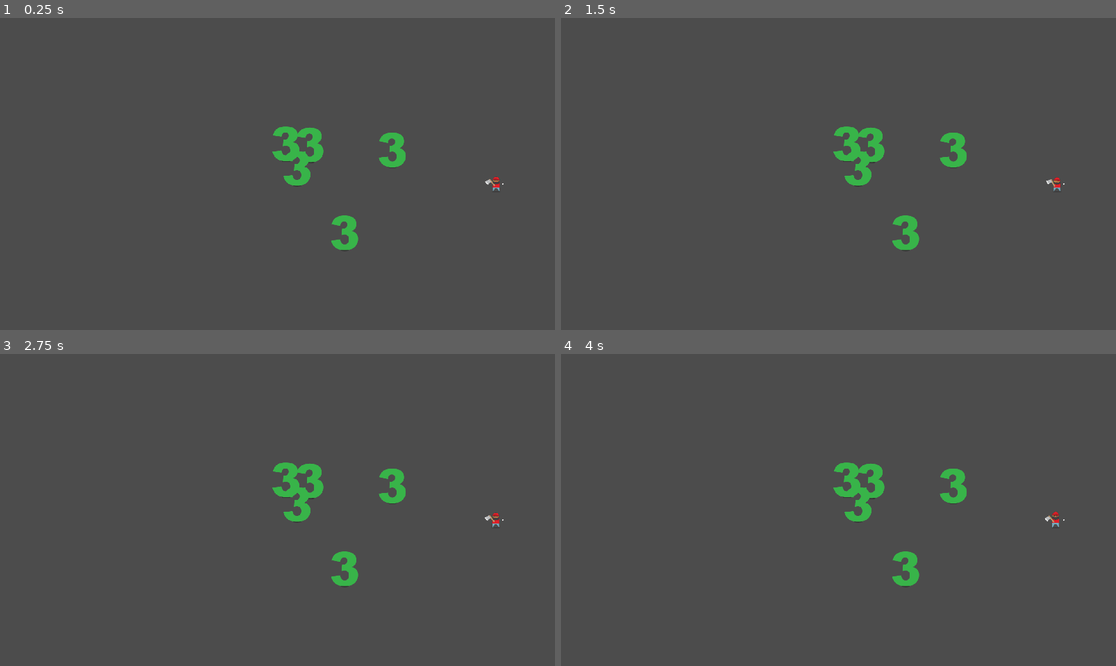
Above: before the commit, frames 1-4 (two rows, left to right).
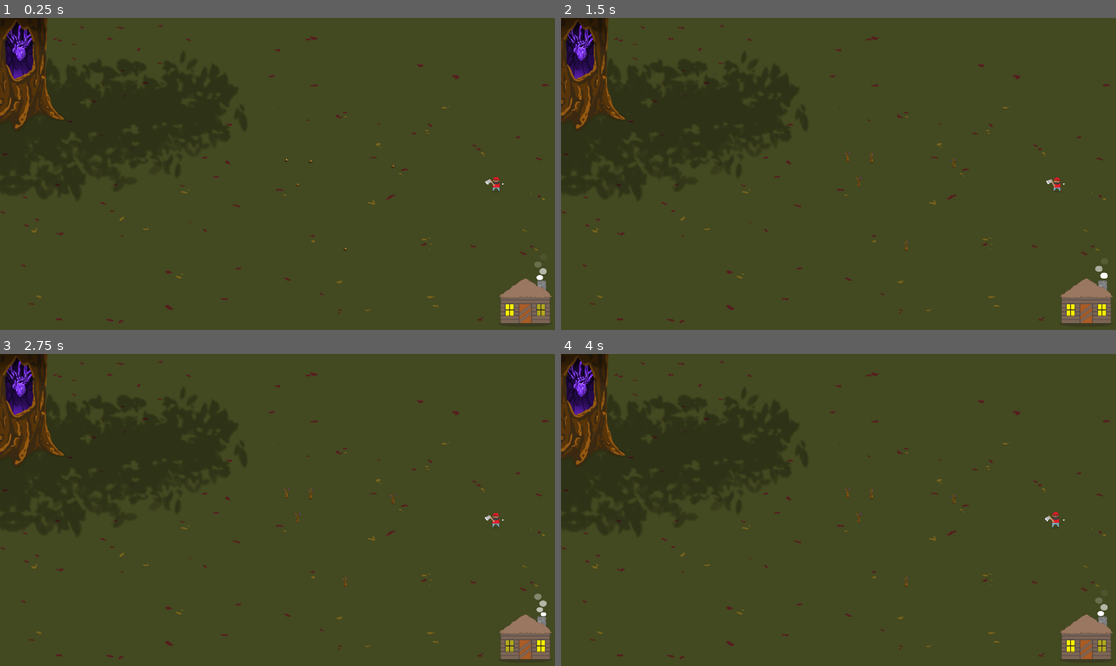
Above: after the commit, the same moments.

Repository: sksmith/ATreeKilledMyFather
Game: Godot game, scene res://Main.tscn
Same seed, same stepped clock (60 frames per second), same inputs: the game is played once before the commit and once after it.
Inputs:
- Up to frame 1 (0.25 s): no input
- Up to frame 2 (1.5 s): hold D (f_move_right) 0.53-1.28 s; hold S (f_move_down) from 1.28 s (still down)
- Up to frame 3 (2.75 s): release S (f_move_down) at 2.03 s; hold D (f_move_right) from 2.03 s (still down)
- Up to frame 4 (4 s): release D (f_move_right) at 2.78 s; hold W (f_move_up) 2.78-3.53 s; hold A (f_move_left) from 3.53 s (still down)

The runs differ from the first frame. In frame 1, 100% of the frame differs, in the area x 0-100%, y 0-100%; in frame 2, 100%; in frame 3, 100%; in frame 4, 100%.

Commit message:
added a bunch of tree stuff

Diff:
--- /dev/null
+++ b/Cabin.tscn
@@ -0,0 +1,29 @@
+[gd_scene load_steps=6 format=2]
+
+[ext_resource path="res://assets/cabin/cabin-02.png" type="Texture" id=1]
+[ext_resource path="res://assets/cabin/cabin-01.png" type="Texture" id=2]
+[ext_resource path="res://assets/cabin/cabin-03.png" type="Texture" id=3]
+
+[sub_resource type="SpriteFrames" id=1]
+animations = [ {
+"frames": [ ExtResource( 2 ), ExtResource( 1 ), ExtResource( 3 ) ],
+"loop": true,
+"name": "default",
+"speed": 1.5
+} ]
+
+[sub_resource type="RectangleShape2D" id=2]
+extents = Vector2( 84.25, 12 )
+
+[node name="Cabin" type="Area2D"]
+position = Vector2( -4, -78 )
+
+[node name="CabinSprite" type="AnimatedSprite" parent="."]
+scale = Vector2( 1.5, 1.5 )
+frames = SubResource( 1 )
+frame = 1
+playing = true
+
+[node name="CabinCollider" type="CollisionShape2D" parent="."]
+position = Vector2( 2, 118 )
+shape = SubResource( 2 )
--- /dev/null
+++ b/HeartTree.tscn
@@ -0,0 +1,43 @@
+[gd_scene load_steps=11 format=2]
+
+[ext_resource path="res://assets/hearttree/Heart-Tree.png" type="Texture" id=1]
+[ext_resource path="res://assets/hearttree/heart_06.png" type="Texture" id=2]
+[ext_resource path="res://assets/hearttree/heart_04.png" type="Texture" id=3]
+[ext_resource path="res://assets/hearttree/heart-tree-shadow.png" type="Texture" id=4]
+[ext_resource path="res://assets/hearttree/heart_03.png" type="Texture" id=5]
+[ext_resource path="res://assets/hearttree/heart_05.png" type="Texture" id=6]
+[ext_resource path="res://assets/hearttree/heart_01.png" type="Texture" id=7]
+[ext_resource path="res://assets/hearttree/heart_02.png" type="Texture" id=8]
+
+[sub_resource type="SpriteFrames" id=1]
+animations = [ {
+"frames": [ ExtResource( 7 ), ExtResource( 8 ), ExtResource( 5 ), ExtResource( 3 ), ExtResource( 6 ), ExtResource( 2 ) ],
+"loop": true,
+"name": "beat",
+"speed": 5.0
+} ]
+
+[sub_resource type="RectangleShape2D" id=2]
+extents = Vector2( 114, 181.5 )
+
+[node name="HeartTree" type="Area2D"]
+
+[node name="Heart-tree-shadow" type="Sprite" parent="."]
+position = Vector2( 0, 185 )
+texture = ExtResource( 4 )
+
+[node name="AnimatedSprite" type="AnimatedSprite" parent="."]
+position = Vector2( 8, -72 )
+scale = Vector2( 0.915584, 0.943679 )
+frames = SubResource( 1 )
+animation = "beat"
+frame = 5
+playing = true
+
+[node name="Heart-Tree" type="Sprite" parent="."]
+position = Vector2( -1, 0 )
+texture = ExtResource( 1 )
+
+[node name="CollisionShape2D" type="CollisionShape2D" parent="."]
+position = Vector2( -10, -28 )
+shape = SubResource( 2 )
--- a/Main.tscn
+++ b/Main.tscn
@@ -1,11 +1,18 @@
-[gd_scene load_steps=4 format=2]
+[gd_scene load_steps=7 format=2]
 
 [ext_resource path="res://Lumberjack.tscn" type="PackedScene" id=1]
 [ext_resource path="res://Main.gd" type="Script" id=2]
-[ext_resource path="res://ShittyTree.tscn" type="PackedScene" id=3]
+[ext_resource path="res://Tree.tscn" type="PackedScene" id=3]
+[ext_resource path="res://assets/Background.png" type="Texture" id=4]
+[ext_resource path="res://HeartTree.tscn" type="PackedScene" id=5]
+[ext_resource path="res://Cabin.tscn" type="PackedScene" id=6]
 
 [node name="Main" type="Node"]
 script = ExtResource( 2 )
+
+[node name="Background" type="Sprite" parent="."]
+position = Vector2( 960, 540 )
+texture = ExtResource( 4 )
 
 [node name="Lumberjack" parent="." instance=ExtResource( 1 )]
 
@@ -26,3 +33,9 @@
 
 [node name="ShittyTree5" parent="." instance=ExtResource( 3 )]
 position = Vector2( 1028, 525 )
+
+[node name="HeartTree" parent="." instance=ExtResource( 5 )]
+position = Vector2( 60, 186 )
+
+[node name="Area2D" parent="." instance=ExtResource( 6 )]
+position = Vector2( 1815, 932 )
--- a/ShittyTree.gd
+++ /dev/null
@@ -1,27 +0,0 @@
-extends Area2D
-
-var targeted_image = preload("res://assets/lumberjack/tree_phase-3-targeted.png")
-var not_targeted_image = preload("res://assets/lumberjack/tree_phase-3.png")
-export var hit_points = 5
-
-func _ready():
-	$TreeSprite.texture = not_targeted_image
-
-#func _on_ShittyTree_area_shape_entered(area_rid, area, area_shape_index, local_shape_index):
-#	if area.name == "LumberjackReticle":
-#		$TreeSprite.texture = targeted_image
-#
-#func _on_ShittyTree_area_shape_exited(area_rid, area, area_shape_index, local_shape_index):
-#	if area.name == "LumberjackReticle":
-#		$TreeSprite.texture = not_targeted_image
-
-func target():
-	$TreeSprite.texture = targeted_image
-
-func un_target():
-	$TreeSprite.texture = not_targeted_image
-
-func hit(damage: int):
-	hit_points -= damage
-	if hit_points <= 0:
-		queue_free()
--- a/ShittyTree.tscn
+++ /dev/null
@@ -1,32 +0,0 @@
-[gd_scene load_steps=5 format=2]
-
-[ext_resource path="res://assets/lumberjack/tree_phase-3.png" type="Texture" id=1]
-[ext_resource path="res://ShittyTree.gd" type="Script" id=2]
-
-[sub_resource type="CapsuleShape2D" id=1]
-radius = 50.0
-height = 24.0
-
-[sub_resource type="GDScript" id=2]
-script/source = "extends CollisionShape2D
-
-
-func target():
-	print(\"targeted\")
-"
-
-[node name="ShittyTree" type="Area2D" groups=["tree"]]
-collision_mask = 3
-script = ExtResource( 2 )
-
-[node name="TreeSprite" type="Sprite" parent="."]
-position = Vector2( 0, -3 )
-texture = ExtResource( 1 )
-
-[node name="TreeCollisionShape" type="CollisionShape2D" parent="."]
-position = Vector2( -2, -4 )
-shape = SubResource( 1 )
-script = SubResource( 2 )
-
-[connection signal="area_shape_entered" from="." to="." method="_on_ShittyTree_area_shape_entered"]
-[connection signal="area_shape_exited" from="." to="." method="_on_ShittyTree_area_shape_exited"]
--- /dev/null
+++ b/Tree.gd
@@ -0,0 +1,29 @@
+extends Area2D
+
+export var hit_points = 5
+var phase = 1
+const MAX_PHASE = 3
+
+func _ready():
+	$TreeSprite.animation = "phase1"
+
+func target():
+	$TreeSprite.animation = "phase" + str(phase) + "_target"
+
+func un_target():
+	var current_anim = "phase" + str(phase)
+	$TreeSprite.animation = current_anim
+	$TreeSprite.frame = $TreeSprite.frames.get_frame_count(current_anim) - 1
+
+func hit(damage: int):
+	hit_points -= damage
+	if hit_points <= 0:
+		queue_free()
+
+func _on_LevelTimer_timeout():
+	if phase >= MAX_PHASE:
+		return
+
+	phase += 1
+	print("tree increased phase ", str(phase-1), " -> ", str(phase))
+	$TreeSprite.animation = "phase" + str(phase)
--- /dev/null
+++ b/Tree.tscn
@@ -0,0 +1,90 @@
+[gd_scene load_steps=22 format=2]
+
+[ext_resource path="res://assets/tree/Tree_phase1_02.png" type="Texture" id=1]
+[ext_resource path="res://Tree.gd" type="Script" id=2]
+[ext_resource path="res://assets/tree/Tree_phase1_03.png" type="Texture" id=3]
+[ext_resource path="res://assets/tree/Tree_phase1_04.png" type="Texture" id=4]
+[ext_resource path="res://assets/tree/Tree_phase_2_02.png" type="Texture" id=5]
+[ext_resource path="res://assets/tree/Tree_phase1_01.png" type="Texture" id=6]
+[ext_resource path="res://assets/tree/Tree_phase_2_targeted.png" type="Texture" id=7]
+[ext_resource path="res://assets/tree/Tree_phase_2_01.png" type="Texture" id=8]
+[ext_resource path="res://assets/tree/Tree_phase_2_03.png" type="Texture" id=9]
+[ext_resource path="res://assets/tree/Tree_phase1_targeted.png" type="Texture" id=10]
+[ext_resource path="res://assets/tree/Tree_phase3_01.png" type="Texture" id=11]
+[ext_resource path="res://assets/tree/Tree_phase3_03.png" type="Texture" id=12]
+[ext_resource path="res://assets/tree/Tree_phase_0.png" type="Texture" id=13]
+[ext_resource path="res://assets/tree/Tree_phase3_04.png" type="Texture" id=14]
+[ext_resource path="res://assets/tree/Tree_phase3_05.png" type="Texture" id=15]
+[ext_resource path="res://assets/tree/Tree_phase3_targeted.png" type="Texture" id=16]
+[ext_resource path="res://assets/tree/Tree_phase_2_04.png" type="Texture" id=17]
+[ext_resource path="res://assets/tree/Tree_phase3_02.png" type="Texture" id=18]
+
+[sub_resource type="SpriteFrames" id=3]
+animations = [ {
+"frames": [ ExtResource( 13 ), ExtResource( 6 ), ExtResource( 1 ), ExtResource( 3 ), ExtResource( 4 ) ],
+"loop": false,
+"name": "phase1",
+"speed": 3.5
+}, {
+"frames": [ ExtResource( 10 ) ],
+"loop": false,
+"name": "phase1_target",
+"speed": 5.0
+}, {
+"frames": [ ExtResource( 8 ), ExtResource( 5 ), ExtResource( 9 ), ExtResource( 17 ) ],
+"loop": false,
+"name": "phase2",
+"speed": 5.0
+}, {
+"frames": [ ExtResource( 7 ) ],
+"loop": false,
+"name": "phase2_target",
+"speed": 5.0
+}, {
+"frames": [ ExtResource( 11 ), ExtResource( 18 ), ExtResource( 12 ), ExtResource( 14 ), ExtResource( 15 ) ],
+"loop": false,
+"name": "phase3",
+"speed": 5.0
+}, {
+"frames": [ ExtResource( 16 ) ],
+"loop": false,
+"name": "phase3_target",
+"speed": 5.0
+} ]
+
+[sub_resource type="CapsuleShape2D" id=1]
+radius = 50.0
+height = 24.0
+
+[sub_resource type="GDScript" id=2]
+script/source = "extends CollisionShape2D
+
+
+func target():
+	print(\"targeted\")
+"
+
+[node name="Tree" type="Area2D" groups=["tree"]]
+collision_mask = 3
+script = ExtResource( 2 )
+
+[node name="TreeSprite" type="AnimatedSprite" parent="."]
+position = Vector2( 0, -3 )
+frames = SubResource( 3 )
+animation = "phase3"
+frame = 4
+playing = true
+
+[node name="TreeCollisionShape" type="CollisionShape2D" parent="."]
+visible = false
+position = Vector2( -2, -4 )
+shape = SubResource( 1 )
+script = SubResource( 2 )
+
+[node name="LevelTimer" type="Timer" parent="."]
+wait_time = 5.0
+autostart = true
+
+[connection signal="area_shape_entered" from="." to="." method="_on_ShittyTree_area_shape_entered"]
+[connection signal="area_shape_exited" from="." to="." method="_on_ShittyTree_area_shape_exited"]
+[connection signal="timeout" from="LevelTimer" to="." method="_on_LevelTimer_timeout"]
--- a/forest/PlantedTree.tscn
+++ b/forest/PlantedTree.tscn
@@ -1,37 +1,7 @@
-[gd_scene load_steps=8 format=2]
+[gd_scene load_steps=3 format=2]
 
-[ext_resource path="res://forest/tree-1.png" type="Texture" id=1]
-[ext_resource path="res://forest/tree-0.png" type="Texture" id=2]
-[ext_resource path="res://forest/tree-2.png" type="Texture" id=3]
+[ext_resource path="res://Tree.tscn" type="PackedScene" id=1]
 [ext_resource path="res://forest/PlantingRange.tscn" type="PackedScene" id=4]
-[ext_resource path="res://forest/tree-3.png" type="Texture" id=5]
-
-[sub_resource type="SpriteFrames" id=1]
-animations = [ {
-"frames": [ ExtResource( 1 ) ],
-"loop": true,
-"name": "sapling",
-"speed": 5.0
-}, {
-"frames": [ ExtResource( 2 ) ],
-"loop": true,
-"name": "seed",
-"speed": 5.0
-}, {
-"frames": [ ExtResource( 3 ) ],
-"loop": true,
-"name": "shrub",
-"speed": 5.0
-}, {
-"frames": [ ExtResource( 5 ) ],
-"loop": true,
-"name": "tree",
-"speed": 5.0
-} ]
-
-[sub_resource type="CapsuleShape2D" id=3]
-radius = 46.0
-height = 18.0
 
 [node name="PlantedTree" type="Node2D"]
 __meta__ = {
@@ -40,13 +10,4 @@
 
 [node name="PlantingRange" parent="." instance=ExtResource( 4 )]
 
-[node name="Tree" type="Area2D" parent="." groups=["tree"]]
-collision_mask = 3
-
-[node name="AnimatedSprite" type="AnimatedSprite" parent="Tree"]
-frames = SubResource( 1 )
-animation = "seed"
-
-[node name="TrunkCollider" type="CollisionShape2D" parent="Tree"]
-position = Vector2( 0, 23 )
-shape = SubResource( 3 )
+[node name="Tree" parent="." instance=ExtResource( 1 )]
Binary file added: assets/Background.png
Not shown, added: assets/Background.png.import
Binary file added: assets/cabin/cabin-01.png
Not shown, added: assets/cabin/cabin-01.png.import
Binary file added: assets/cabin/cabin-02.png
Not shown, added: assets/cabin/cabin-02.png.import
Binary file added: assets/cabin/cabin-03.png
Not shown, added: assets/cabin/cabin-03.png.import
Binary file added: assets/hearttree/Heart-Tree.png
Not shown, added: assets/hearttree/Heart-Tree.png.import
Binary file added: assets/hearttree/heart-tree-shadow.png
Not shown, added: assets/hearttree/heart-tree-shadow.png.import
(and 48 more such lines)
